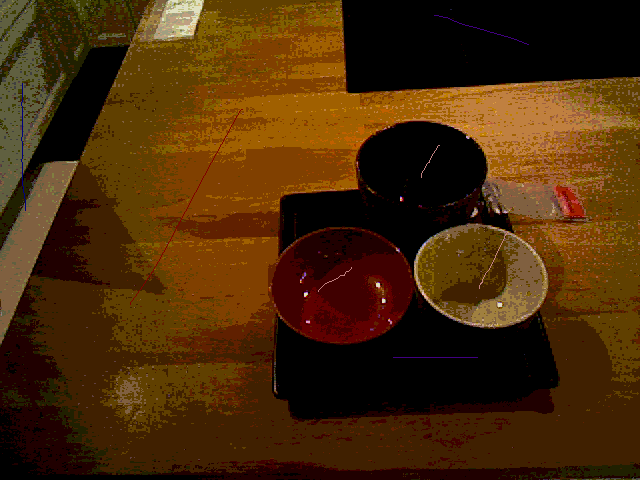
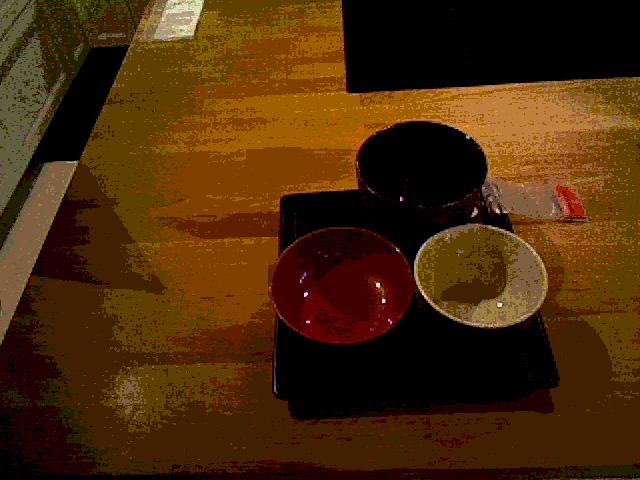
Layer changes from the first 640px x 480px image to the second:
removed layer "Layer #1" over [21, 15, 529, 358]
